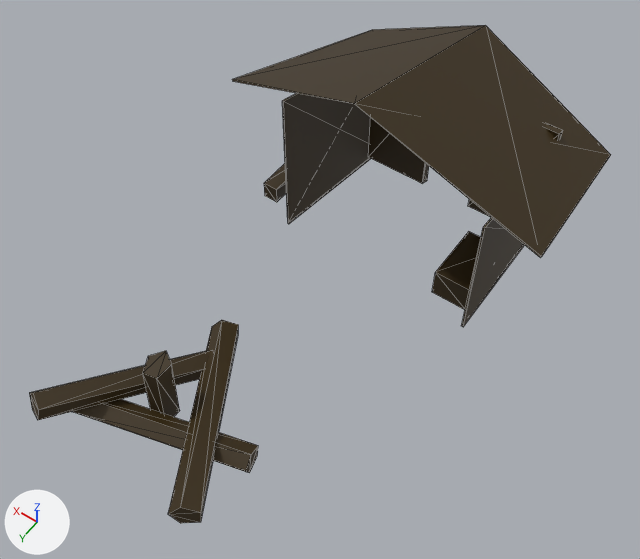
What one commit did to the glTF model assets/models/camp.glb.
One viewpoint serves both versions: a camera (50 mm lens) standing at (-6.9, 11.08, 16.07) and looking at (-0.26, 1.78, 1.46). Lighting does not change. The marker at lower left points along +X, +Y and +Z. The picture after the commit comes second. Mesh edges are drawn as thin lines. Where no turn or scale is listed for an object, it has been applied to the vertices.
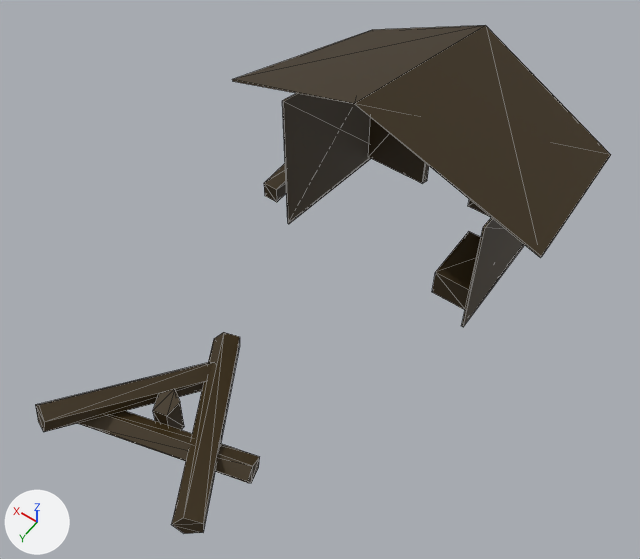
The newer file is also turned or shifted as a whole; pictures and numbers use the older file's frame.

What changed in the scene script:
```text
Change ob_cylinder:
    ob_cylinder.location: (0.48, 5.99, 0.48) -> (0.48, 5.99, 0.01)
Change ob_cylinder_001:
    ob_cylinder_001.location: (0.01, 5.21, 0.55) -> (0.01, 5.21, 0.08)
Change ob_cylinder_002:
    ob_cylinder_002.location: (0.91, 5.49, 0.97) -> (0.91, 5.49, -0.07)
    ob_cylinder_002.scale: (1.0, 1.0, 1.0) -> (1.0, 0.999, 0.572)
Change ob_cylinder_003:
    ob_cylinder_003.location: (1.71, 5.67, 0.69) -> (1.71, 5.67, 0.22)
```

Pixel boxes (x1, y1, x2, y2) of what changed, in the pictures (640 x 559 px):
'Cylinder.001', moved: before (168, 320, 238, 523); after (171, 332, 240, 534)
'Cylinder.003', moved: before (29, 351, 211, 420); after (35, 363, 213, 432)
'Cylinder', moved: before (73, 399, 258, 473); after (78, 411, 260, 483)
'Cylinder.002', moved, rescaled: before (143, 351, 180, 417); after (153, 389, 184, 430)
